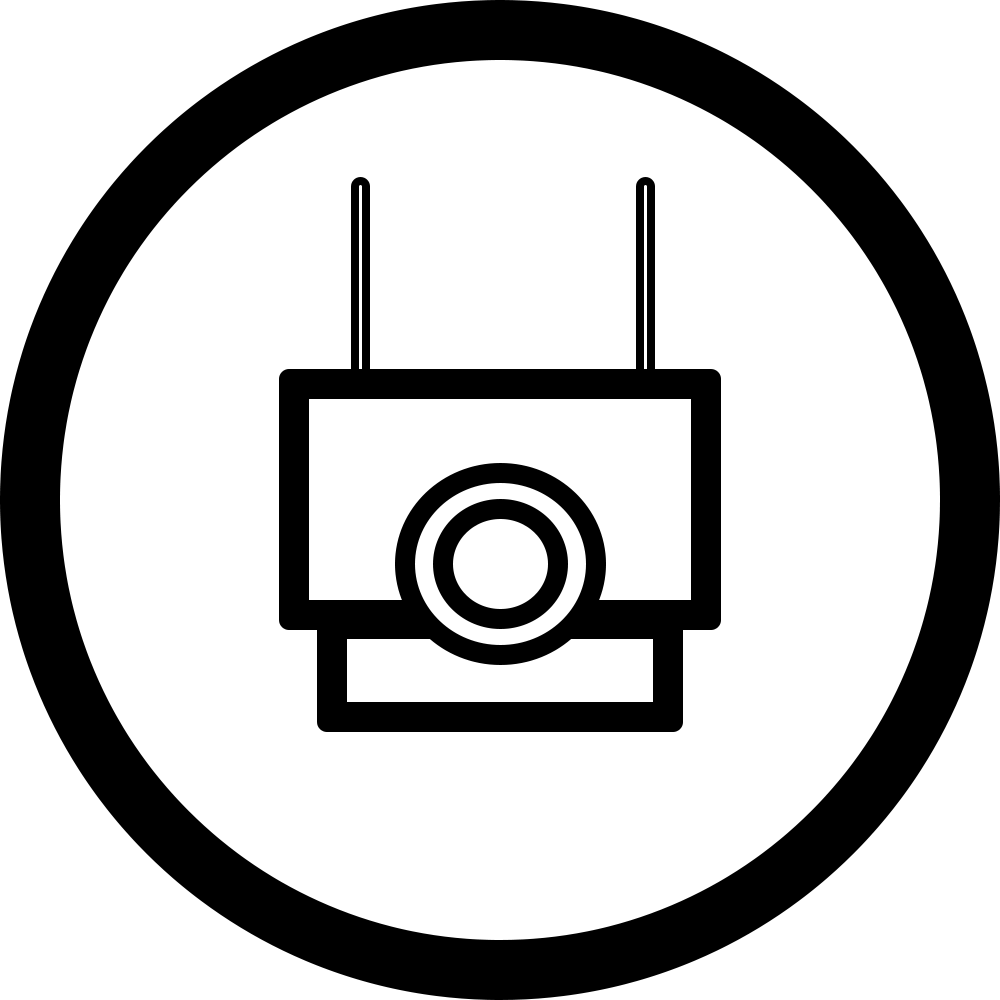
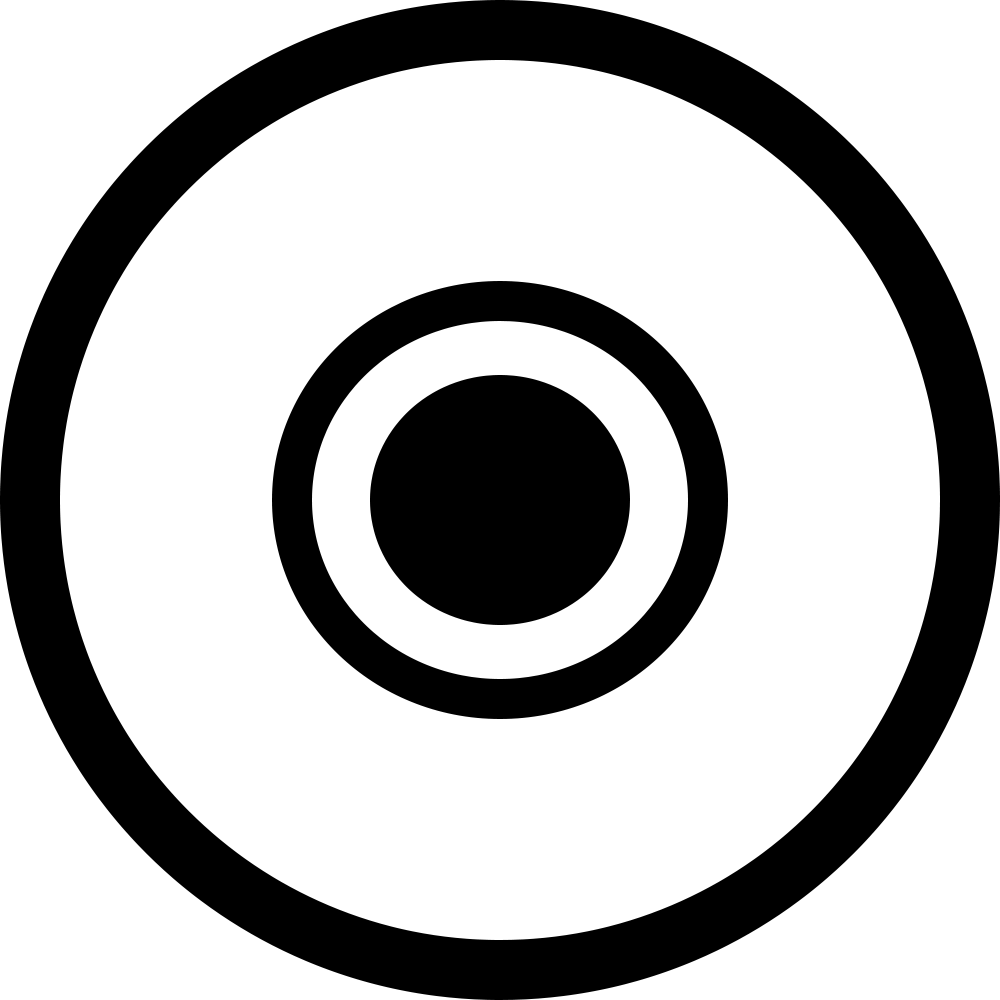
Comparing the layer stacks of the two (1000, 1000) images. Changes:
added layer "Ellipse 9 copy" above "Ellipse 9" over [370, 375, 630, 625]
added layer "Ellipse 9" above "Rounded Rectangle 18" over [272, 281, 728, 719]
hid group "Minerva" (6 layers) over [279, 177, 721, 732]
